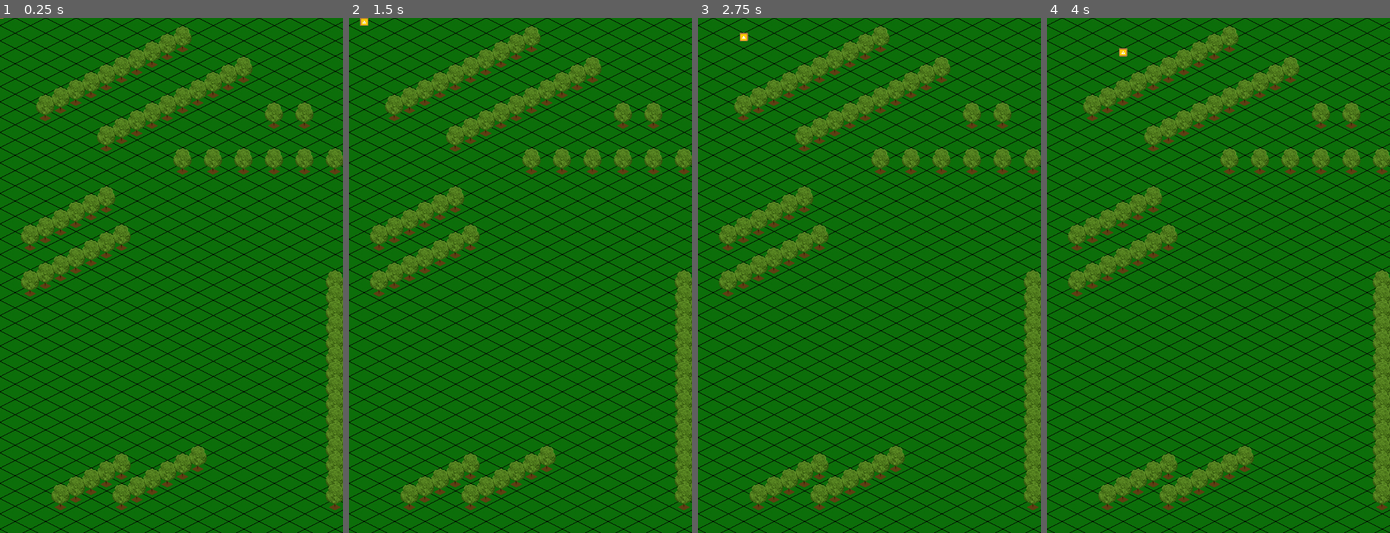
Above: before the commit, frames 1-4 (left to right).
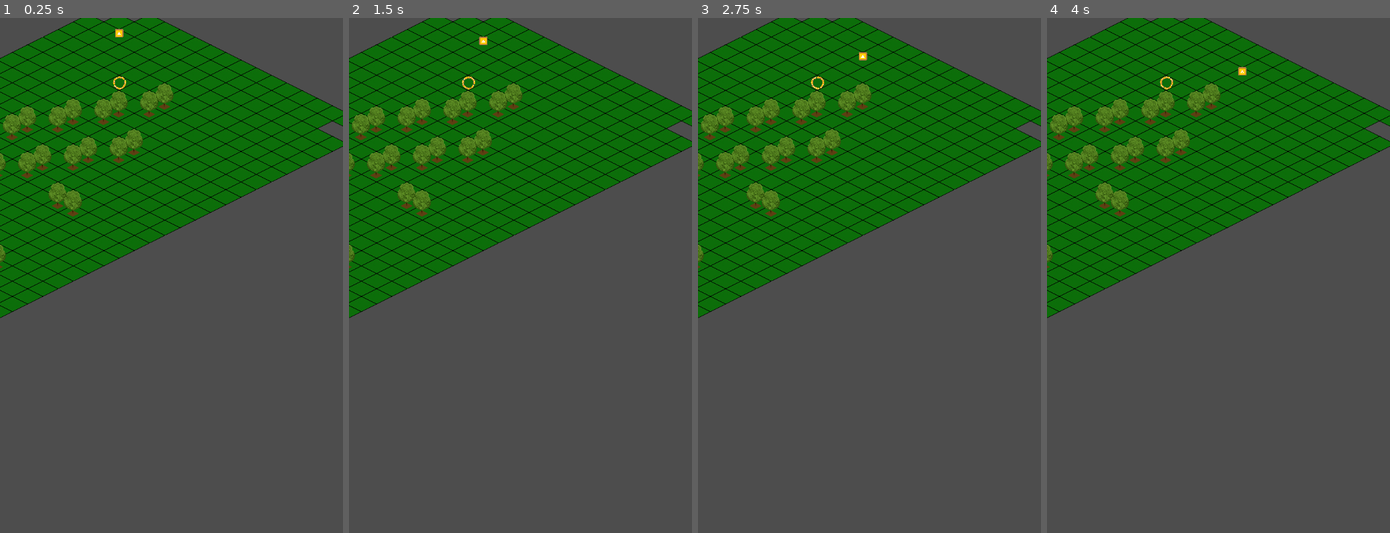
Above: after the commit, the same moments.

Repository: JanBat/GodotSandboxFun
Game: Godot game, scene res://tile_scene.tscn
Same seed, same stepped clock (60 frames per second), same inputs: the game is played once before the commit and once after it. This scene is started directly instead of the project's main scene.
Inputs:
- Up to frame 1 (0.25 s): no input
- Up to frame 2 (1.5 s): tap Enter at 0.5 s; hold Right (steer_right) 0.53-1.28 s; tap Up (steer_ahead) at 0.6, 1.35 s; hold Down (steer_back) from 1.28 s (still down)
- Up to frame 3 (2.75 s): tap Space at 2 s; release Down (steer_back) at 2.03 s; hold Right (steer_right) from 2.03 s (still down); tap Up (steer_ahead) at 2.1 s
- Up to frame 4 (4 s): tap Enter at 2.75 s; tap Up (steer_ahead) at 2.85, 3.6 s; release Right (steer_right) at 3.53 s; hold Left (steer_left) from 3.53 s (still down)

The runs differ from the first frame. In frame 1, 80% of the frame differs, in the area x 0-100%, y 0-100%; in frame 2, 80%; in frame 3, 80%; in frame 4, 80%.

Commit message:
cleanup + tilemap type fix

Diff:
--- a/coin.tscn
+++ b/coin.tscn
@@ -26,7 +26,6 @@
 
 [node name="SimpleParticleEngine" type="Node2D" parent="."]
 position = Vector2(0, 8)
-scale = Vector2(1, 1)
 script = ExtResource("2_ov5a5")
 
 [node name="Path2D" type="Path2D" parent="SimpleParticleEngine"]
--- a/snake.gd
+++ b/snake.gd
@@ -19,17 +19,8 @@
 const NE = Vector2(0, 1)
 
 
-# these two rotation functions rotate by PI/2
-func rotate_counter_clockwise(vector: Vector2):
-	return Vector2(
-		vector.x * 0 + vector.y * -1,
-		vector.x * 1 + vector.y * 0
-	)
 
-func rotate_clockwise(vector: Vector2):
-	return Vector2(
-		vector.x * 0 + vector.y * 1,
-		vector.x * -1 + vector.y * 0)
+var last_segment: Area2D = self
 
 @export var next_segment : Area2D
 @export var tile_map: TileMap
@@ -53,22 +44,22 @@
 	position = grid_to_local(grid_location)
 
 	# set up signals for existing segments:
-	var curr = self
-	while  curr.next_segment:
-		curr.next_segment.connect_move_signal(curr.moved)
-		curr = curr.next_segment
+	while last_segment.next_segment:
+		last_segment.next_segment.connect_move_signal(last_segment.moved)
+		last_segment = last_segment.next_segment
+
 
 
 func _on_move_timer_timeout():
 
-	if coins_eaten:
-		var old_last = last_segment()
+	if coins_eaten >= 1:
 		var new_last = SnakeSegment.instantiate()
 		add_sibling(new_last)
-		new_last.position = old_last.position
+		new_last.position = last_segment.position
 		# new_last.next_segment = null
-		new_last.connect_move_signal(old_last.moved)
-		old_last.next_segment = new_last
+		new_last.connect_move_signal(last_segment.moved)
+		last_segment.next_segment = new_last
+		last_segment = new_last
 		coins_eaten -= 1
 
 	move()
@@ -88,11 +79,6 @@
 func grid_to_local(coord: Vector2):
 	return coord.x * dir_x + coord.y * dir_y
 
-
-func _on_snack_timer_timeout():
-	pass
-	# coins_eaten += 1
-
 func move():
 	var old_position = position
 	direction = new_direction
@@ -100,8 +86,15 @@
 	position = grid_to_local(grid_location)
 	moved.emit(old_position, position)
 
-func last_segment():
-	var curr = self
-	while curr.next_segment:
-		curr = curr.next_segment
-	return curr
+
+# these two rotation functions rotate by PI/2
+func rotate_counter_clockwise(vector: Vector2):
+	return Vector2(
+		vector.x * 0 + vector.y * -1,
+		vector.x * 1 + vector.y * 0
+	)
+
+func rotate_clockwise(vector: Vector2):
+	return Vector2(
+		vector.x * 0 + vector.y * 1,
+		vector.x * -1 + vector.y * 0)
--- a/snake.tscn
+++ b/snake.tscn
@@ -23,7 +23,6 @@
 texture = ExtResource("1_f1mm8")
 
 [node name="CollisionShape2D" type="CollisionShape2D" parent="."]
-
 position = Vector2(0.499996, -9.5)
 shape = SubResource("RectangleShape2D_n0w76")
 
--- a/tile_scene.tscn
+++ b/tile_scene.tscn
@@ -1,8 +1,9 @@
-[gd_scene load_steps=9 format=3 uid="uid://c4kc222i88ts2"]
+[gd_scene load_steps=10 format=3 uid="uid://c4kc222i88ts2"]
 
 [ext_resource type="Texture2D" uid="uid://cescbn2jhg3f5" path="res://art/Tile/green_two.png" id="1_ubqch"]
 [ext_resource type="Texture2D" uid="uid://dnmv86hxm371m" path="res://art/Tile/B_Tree.png" id="1_unpsp"]
 [ext_resource type="PackedScene" uid="uid://dsjhm1josomyh" path="res://snake.tscn" id="4_8hbh0"]
+[ext_resource type="PackedScene" uid="uid://cqtaul20rn73m" path="res://coin.tscn" id="5_ttt1g"]
 [ext_resource type="Texture2D" uid="uid://d1thlh812ip15" path="res://art/Tile/Tree_Two.png" id="7_7p5a3"]
 
 [sub_resource type="TileSetAtlasSource" id="TileSetAtlasSource_8f8oc"]
@@ -32,6 +33,7 @@
 
 [sub_resource type="TileSet" id="TileSet_jhh53"]
 tile_shape = 1
+tile_layout = 5
 tile_size = Vector2i(64, 32)
 physics_layer_0/collision_layer = 1
 sources/2 = SubResource("TileSetAtlasSource_rshcm")
@@ -42,6 +44,7 @@
 
 [node name="TileMap" type="TileMap" parent="."]
 y_sort_enabled = true
+position = Vector2(250, 40)
 tile_set = SubResource("TileSet_jhh53")
 format = 2
 layer_0/name = "base"
@@ -56,7 +59,9 @@
 layer_1/tile_data = PackedInt32Array(786433, 0, 0, 720897, 0, 0, 655362, 0, 0, 589826, 0, 0, 524291, 0, 0, 458755, 0, 0 …(1111 unchanged characters)…
 
 [node name="Snake" parent="TileMap" node_paths=PackedStringArray("tile_map") instance=ExtResource("4_8hbh0")]
+position = Vector2(-132, 31)
 tile_map = NodePath("..")
+metadata/_edit_group_ = true
 
 [node name="HeadSprite" parent="TileMap/Snake" index="2"]
 z_index = 1
@@ -69,4 +74,7 @@
 y_sort_enabled = true
 position = Vector2(0, -8)
 
+[node name="Coin" parent="TileMap" instance=ExtResource("5_ttt1g")]
+position = Vector2(0, 106)
+
 [editable path="TileMap/Snake"]
Not shown: 1 places in node_2d.tscn that only renumber resources
